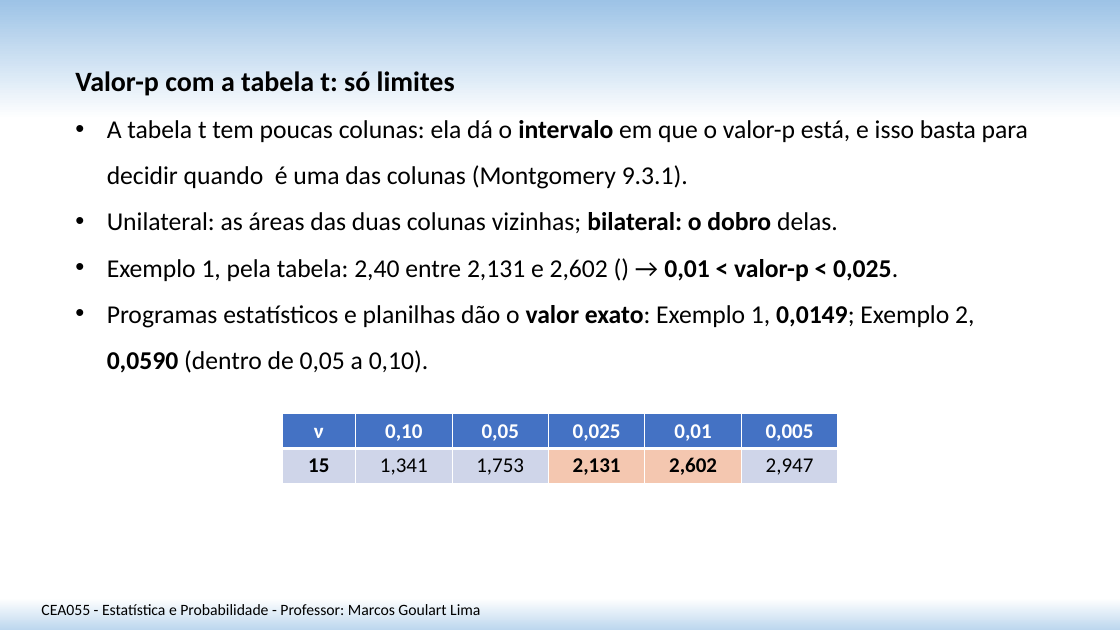
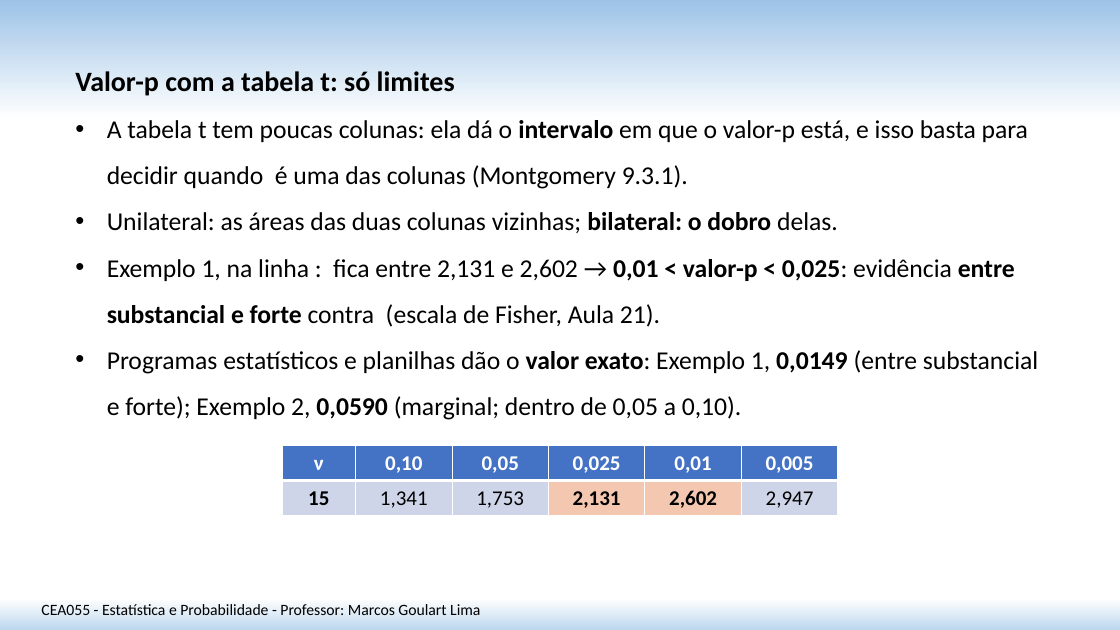
Before and after one commit to matmarcos/minhas-aulas, a slide deck: slide 13 of docs/2026-2/cea055-estatistica-probabilidade/22-teste-hipotese-media-var-desconhecida/arquivos/Aula_22_Teste_Hipotese_Media_Var_Desconhecida_SITE.pptx (slide 11 before the commit). Drawn at 1120x630 pixels with LibreOffice and Linux fonts; fonts in the diff are those of the drawing. Boxes give left, top, right and bottom in pixels: in the first picture for what was removed or moved away, otherwise in the second. Text is boxed around its words. In the diff, an @@ line names an element or a change of style, - is before the commit and + after.

```diff
--- a/docs/2026-2/cea055-estatistica-probabilidade/22-teste-hipotese-media-var-desconhecida/arquivos/Aula_22_Teste_Hipotese_Media_Var_Desconhecida_SITE.pptx
+++ b/docs/2026-2/cea055-estatistica-probabilidade/22-teste-hipotese-media-var-desconhecida/arquivos/Aula_22_Teste_Hipotese_Media_Var_Desconhecida_SITE.pptx
@@ text at bbox=[107, 259, 1038, 420]: text changed @@
-• Exemplo 1, pela tabela: 2,40 entre 2,131 e 2,602 () → 0,01 < valor-p < 0,025.
-• Programas estatísticos e planilhas dão o valor exato: Exemplo 1, 0,0149; Exemplo 2, 0,0590 (dentro de 0,05 a 0,10).
+• Exemplo 1, na linha : fica entre 2,131 e 2,602 → 0,01 < valor-p < 0,025: evidência entre substancial e forte contra (escala de Fisher, Aula 21).
+• Programas estatísticos e planilhas dão o valor exato: Exemplo 1, 0,0149 (entre substancial e forte); Exemplo 2, 0,0590 (marginal; dentro de 0,05 a 0,10).
@@ table: place and size @@
-table at bbox=[282, 413, 839, 483]
+table at bbox=[282, 445, 839, 515]
```
Also in this commit, not shown: 3 other slides changed, 2 slides added, 8 other files.
